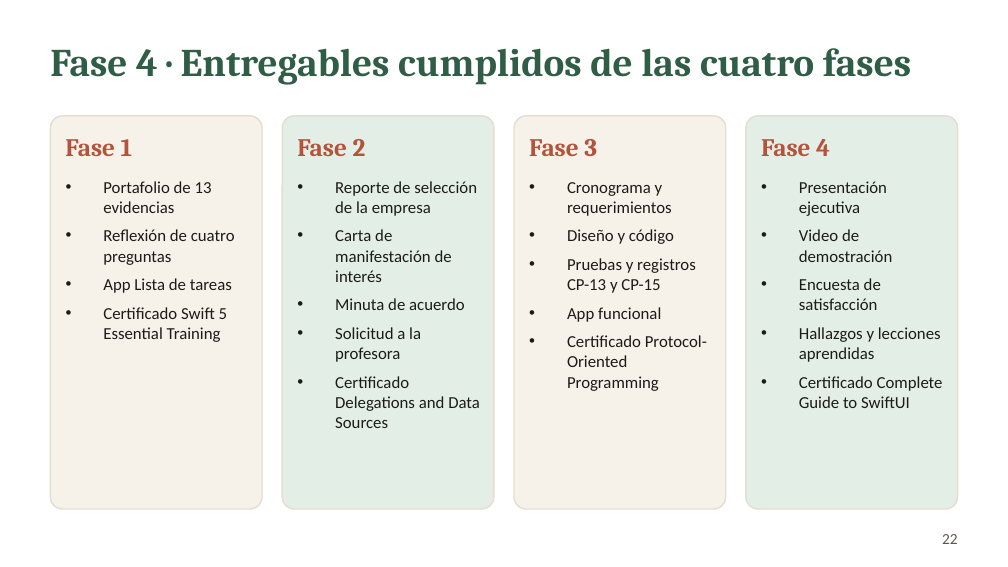
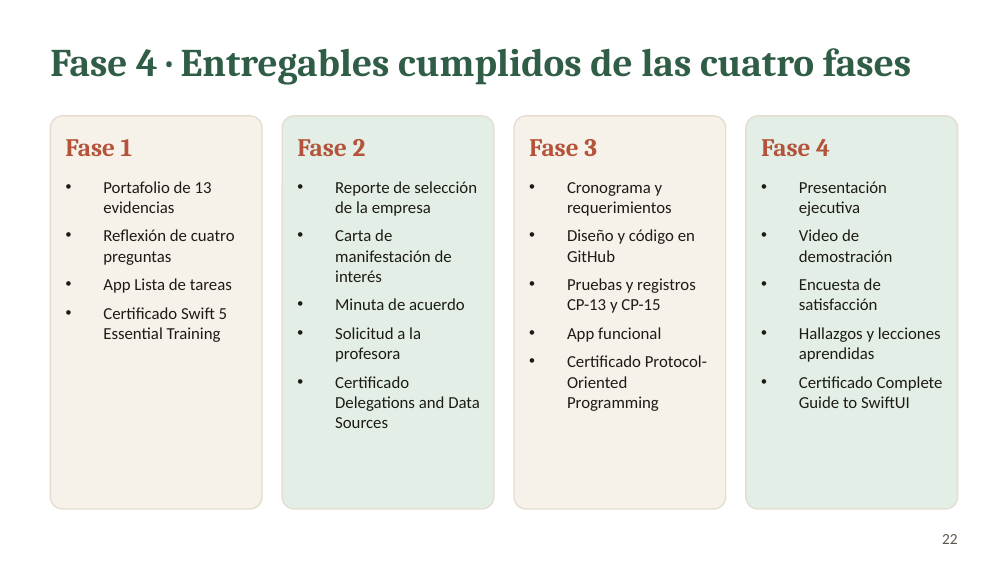
Before and after one commit to RMJ4G27020/finanzas-porcinas, a slide deck: slide 22 of Entregables/Presentacion_Ejecutiva_Completa_Finanzas_Porcinas.pptx. Drawn at 1008x567 pixels with LibreOffice and Linux fonts; fonts in the diff are those of the drawing. Boxes give left, top, right and bottom in pixels: in the first picture for what was removed or moved away, otherwise in the second. Text is boxed around its words. In the diff, an @@ line names an element or a change of style, - is before the commit and + after.

```diff
--- a/Entregables/Presentacion_Ejecutiva_Completa_Finanzas_Porcinas.pptx
+++ b/Entregables/Presentacion_Ejecutiva_Completa_Finanzas_Porcinas.pptx
@@ text at (x1=567, y1=229, x2=695, y2=262): text changed @@
-• Diseño y código
+• Diseño y código en GitHub
```
Also in this commit, not shown: 1 other slide changed, 4 other files.
